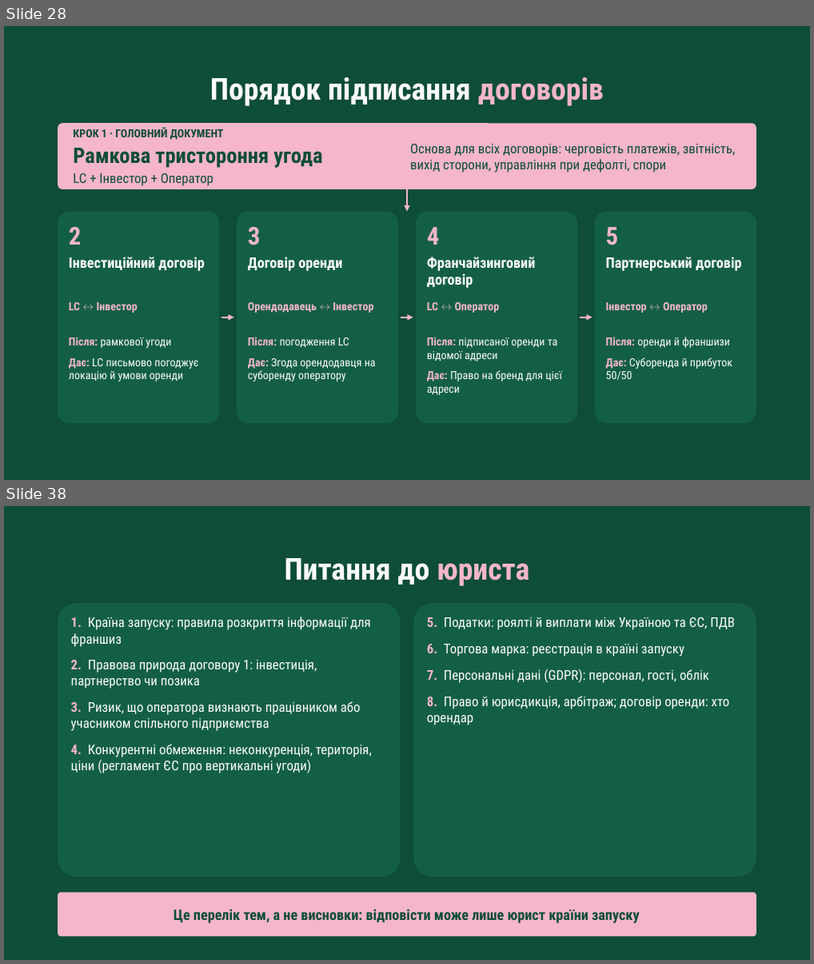
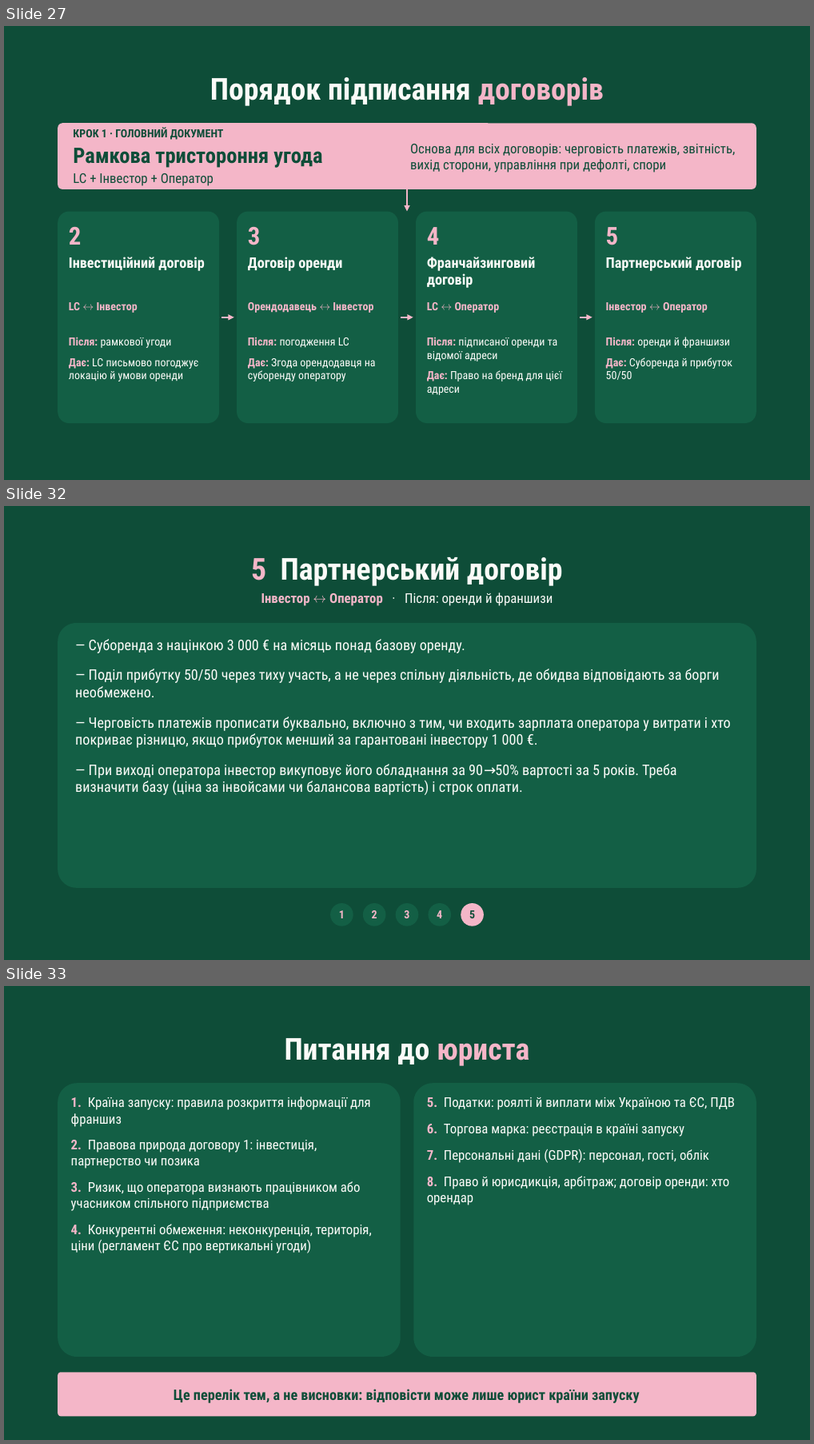
Before and after one commit to denfidiriv-cmyk/xcrypto, a slide deck: presentation_with_contract.pptx. Shown one above the other, each under a label of ours: slides 28 and 38 before the commit, slides 27, 32 and 33 after it; the slides between them are not shown. The pictures are 814x964 and 814x1444 pixels, drawn with LibreOffice and Linux fonts; fonts in the diff are those of the drawing. Boxes give left, top, right and bottom in pixels: in the first picture for what was removed or moved away, otherwise in the second. Text is boxed around its words. In the diff, an @@ line names an element or a change of style, - is before the commit and + after.

```diff
--- a/presentation_with_contract.pptx
+++ b/presentation_with_contract.pptx
@@ slide 32 added at <box>4,506,810,960</box>, background #0E4D38 @@
@@ text added at <box>251,557,563,586</box>, 54 pt, text #FBFBF8, bold @@
+5 Партнерський договір
@@ text added at <box>262,592,553,606</box>, 24 pt, text #FBFBF8 @@
+Інвестор ↔ Оператор · Після: оренди й франшизи
@@ rounded rectangle added at <box>58,623,756,888</box>, fill #135F45 @@
@@ text added at <box>75,639,730,795</box>, 26 pt, text #FBFBF8 @@
+— Суборенда з націнкою 3 000 € на місяць понад базову оренду.
+— Поділ прибутку 50/50 через тиху участь, а не через спільну діяльність, де обидва відповідають за борги необмежено.
+— Черговість платежів прописати буквально, включно з тим, чи входить зарплата оператора у витрати і хто покриває різницю, якщо прибуток менший за гарантовані інвестору 1 000 €.
+— При виході оператора інвестор викуповує його обладнання за 90→50% вартості за 5 років. Треба визначити базу (ціна за інвойсами чи балансова вартість) і строк оплати.
@@ ellipse added at <box>330,903,354,926</box>, fill #135F45 @@
@@ text added at <box>339,910,345,918</box>, 20 pt, text #F4B6C8, bold @@
+1
@@ ellipse added at <box>363,903,386,926</box>, fill #135F45 @@
@@ text added at <box>372,910,378,918</box>, 20 pt, text #F4B6C8, bold @@
+2
@@ ellipse added at <box>396,903,419,926</box>, fill #135F45 @@
@@ text added at <box>404,910,410,918</box>, 20 pt, text #F4B6C8, bold @@
+3
@@ ellipse added at <box>428,903,451,926</box>, fill #135F45 @@
@@ text added at <box>437,910,442,918</box>, 20 pt, text #F4B6C8, bold @@
+4
@@ ellipse added at <box>461,903,484,926</box>, fill #F4B6C8 @@
@@ text added at <box>470,910,475,918</box>, 20 pt, text #0E4D38, bold @@
+5
@@ what was slide 28 is now slide 27 @@
@@ what was slide 38 is now slide 33 @@
```
Also in this commit, not shown: 4 other slides added, 10 slides removed.
